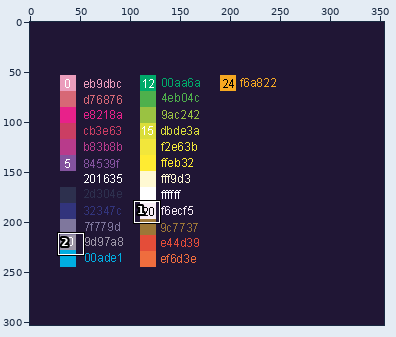
Two versions of one pixel-art file, sprites/colorPalette.aseprite. Above, an overview of the earlier version with the close-up marked.
Close-up. Old version:
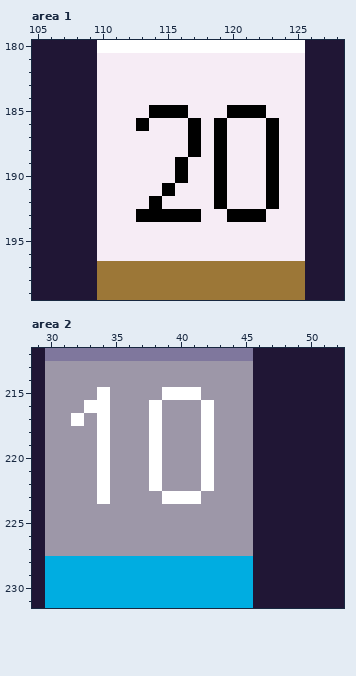
354x303 pixels, 1 frame. Colours within 5 levels of each other are drawn and written as one. Shown: area 1: x 105..128, y 180..199; area 2: x 29..52, y 212..231. The commit also changed other parts of the picture, which this record leaves out.
New version:
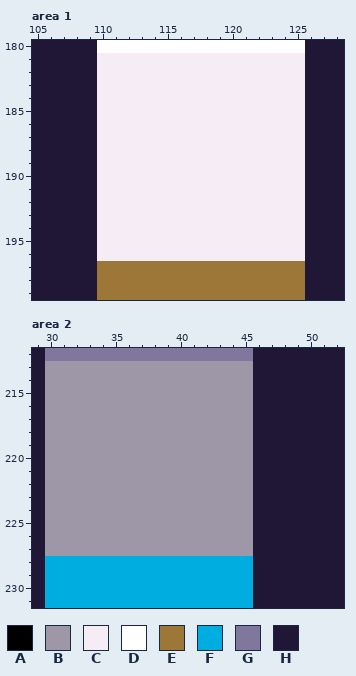
Palette (. is transparent): A #000000  B #9d97a8  C #f6ecf5  D #ffffff  E #9c7737  F #00ade1  G #7f779d  H #201635
Change:
layer "Layer 3" removed
--- area 1
@@ x 111..125 @@
 184 CCCCCCCCCCCCCCC
-185 CCCAAACCCAAACCC
-186 CCACCCACACCCACC
-187 CCCCCCACACCCACC
-188 CCCCCCACACCCACC
-189 CCCCCACCACCCACC
-190 CCCCCACCACCCACC
-191 CCCCACCCACCCACC
-192 CCCACCCCACCCACC
-193 CCAAAAACCAAACCC
+185 CCCCCCCCCCCCCCC
+186 CCCCCCCCCCCCCCC
+187 CCCCCCCCCCCCCCC
+188 CCCCCCCCCCCCCCC
+189 CCCCCCCCCCCCCCC
+190 CCCCCCCCCCCCCCC
+191 CCCCCCCCCCCCCCC
+192 CCCCCCCCCCCCCCC
+193 CCCCCCCCCCCCCCC
 194 CCCCCCCCCCCCCCC
--- area 2
@@ x 30..44 @@
 214 BBBBBBBBBBBBBBB
-215 BBBBDBBBBDDDBBB
-216 BBBDDBBBDBBBDBB
-217 BBDBDBBBDBBBDBB
-218 BBBBDBBBDBBBDBB
-219 BBBBDBBBDBBBDBB
-220 BBBBDBBBDBBBDBB
-221 BBBBDBBBDBBBDBB
-222 BBBBDBBBDBBBDBB
-223 BBBBDBBBBDDDBBB
+215 BBBBBBBBBBBBBBB
+216 BBBBBBBBBBBBBBB
+217 BBBBBBBBBBBBBBB
+218 BBBBBBBBBBBBBBB
+219 BBBBBBBBBBBBBBB
+220 BBBBBBBBBBBBBBB
+221 BBBBBBBBBBBBBBB
+222 BBBBBBBBBBBBBBB
+223 BBBBBBBBBBBBBBB
 224 BBBBBBBBBBBBBBB
Boxes around the changes in both close-ups, in picture pixels (x1, y1, x2, y2):
changed: (136, 105, 279, 222)
changed: (71, 387, 110, 504)
changed: (149, 387, 214, 504)
